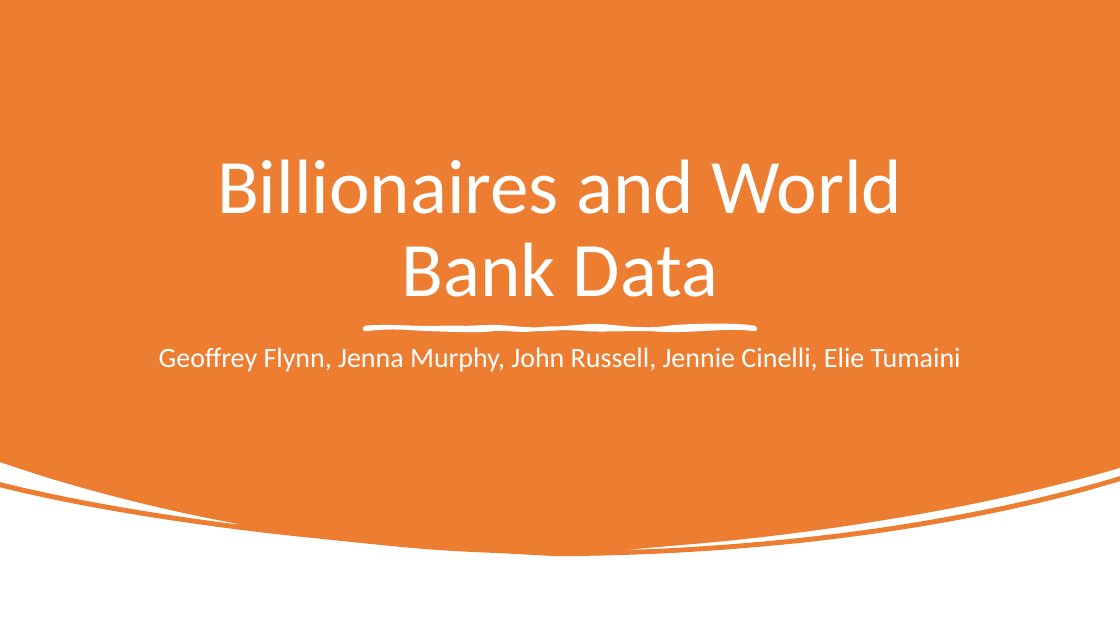
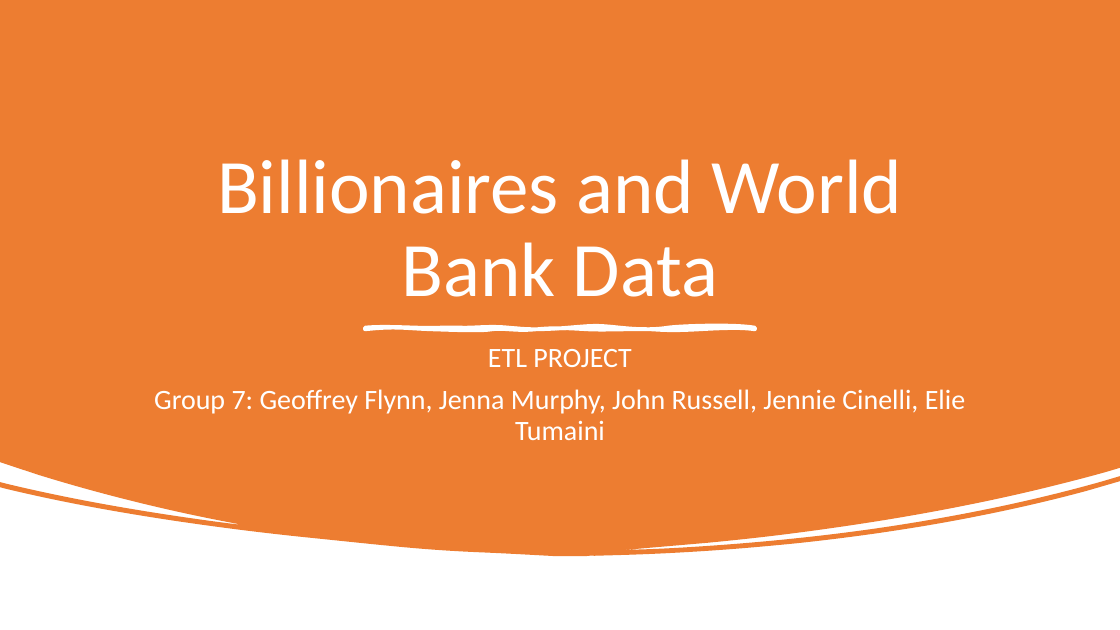
Before and after one commit to jenniecinelli/ETL-project, a slide deck: slide 1 of ETL-Project_Presentation_Final.pptx. Drawn at 1120x630 pixels with LibreOffice and Linux fonts; fonts in the diff are those of the drawing. Boxes give left, top, right and bottom in pixels: in the first picture for what was removed or moved away, otherwise in the second. Text is boxed around its words. In the diff, an @@ line names an element or a change of style, - is before the commit and + after.

Commit message:
final powerpoint version

```diff
--- a/ETL-Project_Presentation_Final.pptx
+++ b/ETL-Project_Presentation_Final.pptx
@@ subtitle at (154, 349, 965, 440): text changed @@
-Geoffrey Flynn, Jenna Murphy, John Russell, Jennie Cinelli, Elie Tumaini
+ETL PROJECT
+Group 7: Geoffrey Flynn, Jenna Murphy, John Russell, Jennie Cinelli, Elie Tumaini
```
Also in this commit, not shown: 1 other slide changed.
